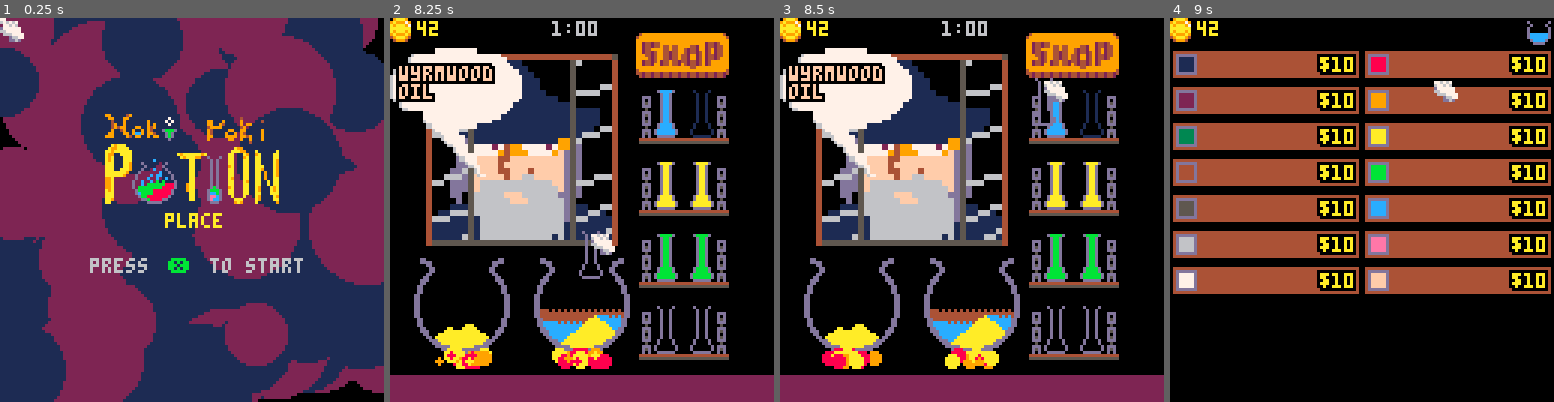
Above: before the commit, frames 1-4 (left to right).
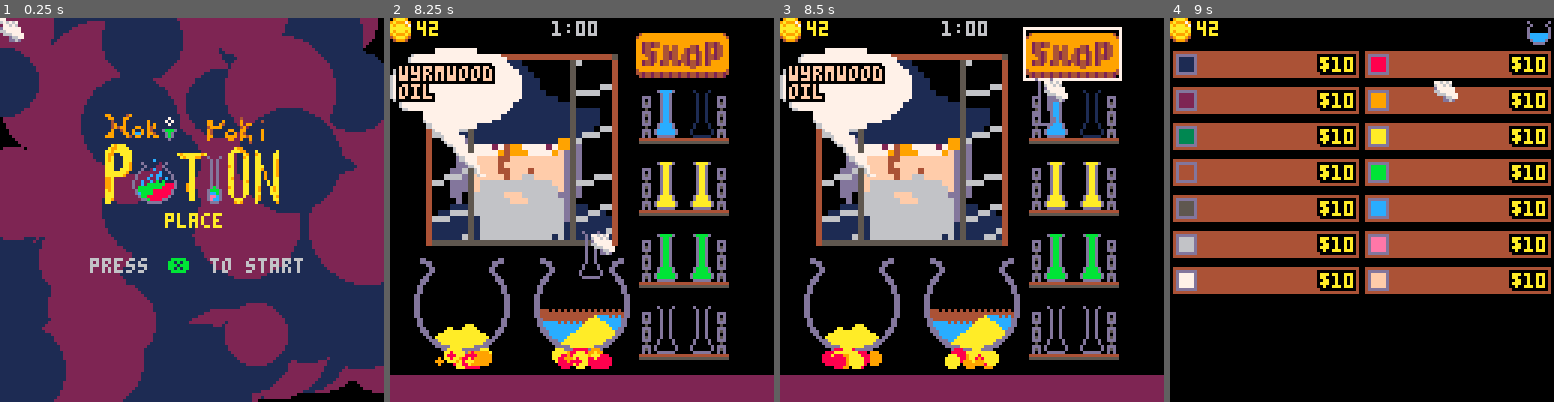
Above: after the commit, the same moments.

Repository: andbalch/cs4730_team_game
Game: PICO-8 cartridge potion.p8
Two runs of this game, one before a commit and one after it. Both use one fixed random seed, a clock stepped at 60 frames per second and the inputs below.
Inputs (mouse positions are in pixels of both pictures, inside the frame that each line leads up to):
- Up to frame 1 (0.25 s): no input
- Up to frame 2 (8.25 s): tap X (X key) at 0.33, 1.07, 1.85, 2.97, 4.08, 5.2, 6.32, 7.43 s; click (670, 121) at 0.67 s; click (436, 267) at 1.22 s; click (497, 114) at 1.77 s; click (562, 259) at 2.32 s; click (624, 106) at 2.87 s; click (685, 256) at 3.42 s; click (451, 102) at 3.97 s; click (512, 248) at 4.52 s; click (574, 94) at 5.07 s; click (639, 244) at 5.62 s; click (701, 90) at 6.17 s; click (466, 236) at 6.72 s; click (528, 83) at 7.27 s; click (589, 229) at 7.82 s
- Up to frame 3 (8.5 s): click (1044, 79) at 8.37 s
- Up to frame 4 (9 s): tap X (X key) at 8.55 s; click (1496, 225) at 8.92 s

Frames 1-2 are identical in both runs. In frame 3, 0.6% of the frame differs, in the area x 63-90%, y 2-17%; in frame 4, nothing differs.

Commit message:
added border for shop button

Diff:
--- a/brew.lua
+++ b/brew.lua
@@ -57,6 +57,9 @@
 
 	-- Draw shop button.
 	spr(132,shop_box.x,shop_box.y,4,2)
+	if coll(shop_box, mx, my) then
+		rect(shop_box.x-1,shop_box.y-1,shop_box.x+shop_box.w - 1,shop_box.y+shop_box.h,7)
+	end
 
 	-- Draw cauldrons.
 	draw_sim(caul1, caul1_box.x, caul1_box.y)
